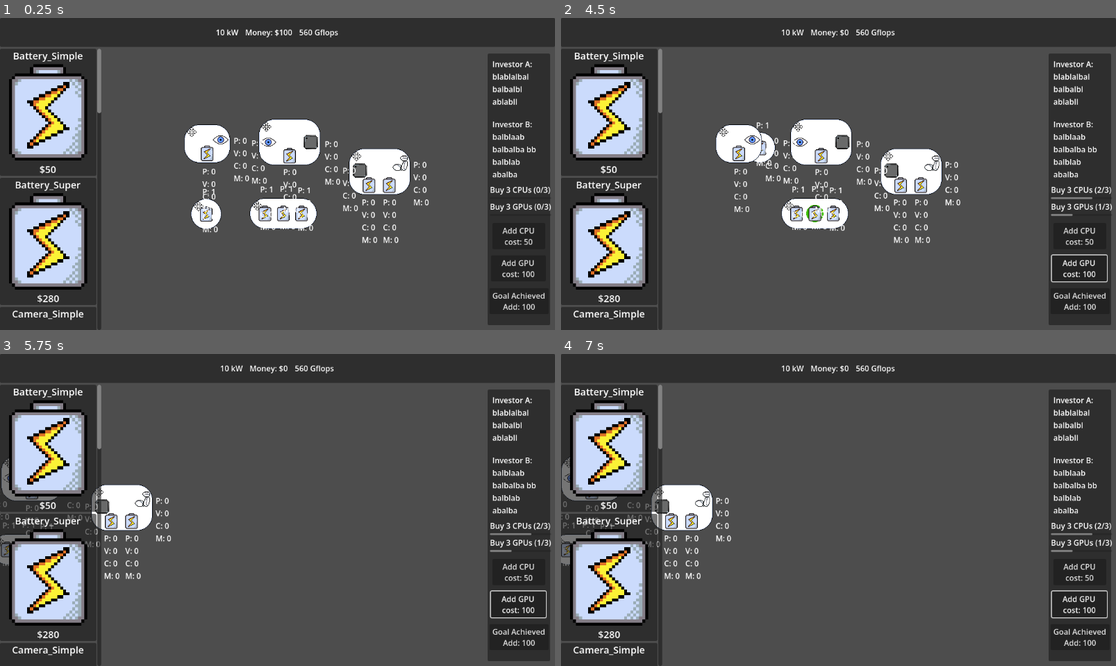
Above: before the commit, frames 1-4 (two rows, left to right).
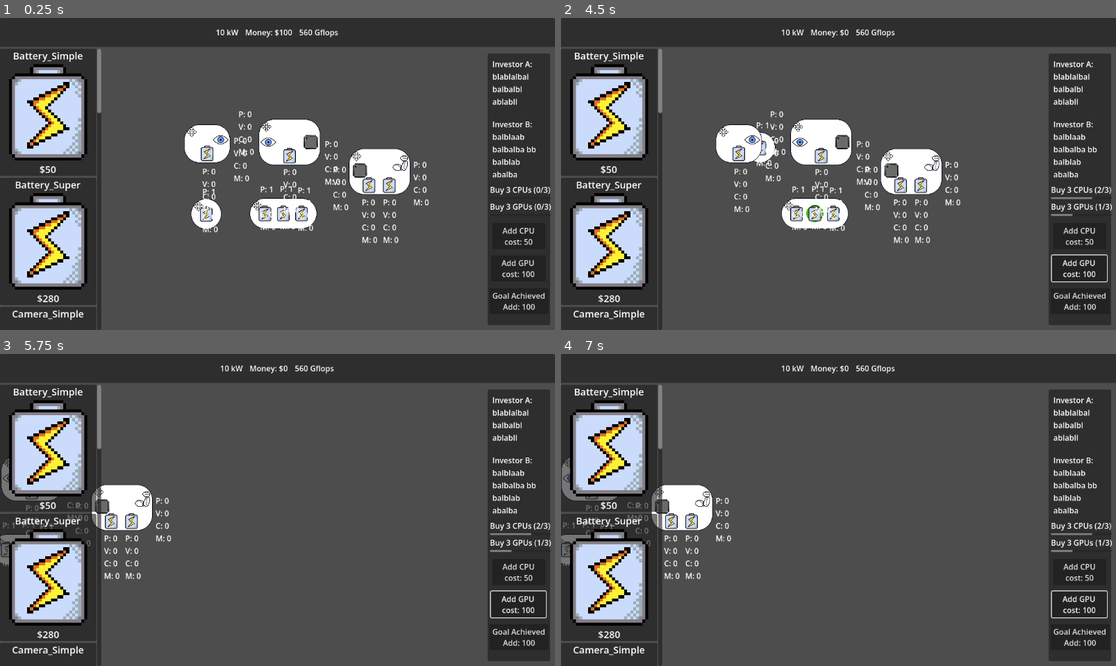
Above: after the commit, the same moments.

Repository: ARCsweden/GameJam2026SpringB
Game: Godot game, scene res://Scenes/Game/Game.tscn
Two runs of this game, one before a commit and one after it. Both use one fixed random seed, a clock stepped at 60 frames per second and the inputs below. The engine's default icon, where the game draws it, is replaced by a stand-in: a white triangle on a blue panel in a dark square.
Inputs (mouse positions are in pixels of both pictures, inside the frame that each line leads up to):
- Up to frame 1 (0.25 s): no input
- Up to frame 2 (4.5 s): click "Add GPU cost: 100" at 0.5 s; click "Goal Achieved Add: 100" at 1.25 s; click "Add CPU cost: 50" at 2 s; tap Enter at 2.75, 4.25 s; drag from (766, 214) to (783, 139) at 2.77 s; tap Space at 3.5 s; drag from (760, 205) to (783, 139) at 3.52 s; move the mouse to (827, 214) at 4.27 s; hold Right (pan_right) from 4.28 s (still down); click (827, 214) at 4.42 s
- Up to frame 3 (5.75 s): release Right (pan_right) at 5 s; drag from (94, 550) to (33, 475) at 5.02 s
- Up to frame 4 (7 s): drag from (605, 550) to (705, 500) at 5.77 s; tap Space at 6.5 s; drag from (572, 478) to (672, 522) at 6.52 s

The runs differ from the first frame. In frame 1, 0.3% of the frame differs, in the area x 42-65%, y 29-62%; in frame 2, 0.3%; in frame 3, 0.1%; in frame 4, 0.1%.

Commit message:
Working multi type flow

Diff:
--- a/Scenes/Game/Nodes/arm_simple.tscn
+++ b/Scenes/Game/Nodes/arm_simple.tscn
@@ -50,10 +50,10 @@
 texture = ExtResource("4_ojkko")
 
 [node name="Label" type="Label" parent="Slots/NodeSlot4" index="3" unique_id=1775375296]
-offset_left = -36.0
-offset_top = -12.0
-offset_right = 4.0
-offset_bottom = 11.0
+offset_left = -56.0
+offset_top = -14.0
+offset_right = -16.0
+offset_bottom = 9.0
 
 [editable path="Slots/NodeSlot3"]
 [editable path="Slots/NodeSlot4"]
--- a/Scenes/Game/Nodes/battery_simple.tscn
+++ b/Scenes/Game/Nodes/battery_simple.tscn
@@ -12,6 +12,7 @@
 [node name="NodeSlot" parent="Slots" parent_id_path=PackedInt32Array(1721700871) index="0" unique_id=435795435 instance=ExtResource("2_k250f")]
 position = Vector2(32, 32)
 dir = 1
+base_power_amount = 1
 
 [node name="Label" type="Label" parent="Slots/NodeSlot" index="3" unique_id=1517396612]
 offset_left = -8.0
--- a/Scenes/Game/Nodes/battery_super.tscn
+++ b/Scenes/Game/Nodes/battery_super.tscn
@@ -12,6 +12,7 @@
 [node name="NodeSlot" parent="Slots" parent_id_path=PackedInt32Array(1721700871) index="0" unique_id=435795435 instance=ExtResource("2_bnbnk")]
 position = Vector2(32, 32)
 dir = 1
+base_power_amount = 1
 
 [node name="Label" type="Label" parent="Slots/NodeSlot" index="3" unique_id=37635371]
 offset_left = -10.0
@@ -22,6 +23,7 @@
 [node name="NodeSlot2" parent="Slots" parent_id_path=PackedInt32Array(1721700871) index="1" unique_id=1184792835 instance=ExtResource("2_bnbnk")]
 position = Vector2(70, 32)
 dir = 1
+base_power_amount = 1
 
 [node name="Label" type="Label" parent="Slots/NodeSlot2" index="3" unique_id=886828908]
 offset_left = -7.0
@@ -32,6 +34,7 @@
 [node name="NodeSlot3" parent="Slots" parent_id_path=PackedInt32Array(1721700871) index="2" unique_id=757575105 instance=ExtResource("2_bnbnk")]
 position = Vector2(108, 32)
 dir = 1
+base_power_amount = 1
 
 [node name="Label" type="Label" parent="Slots/NodeSlot3" index="3" unique_id=483294788]
 offset_left = -8.0
--- a/Scenes/Game/Nodes/object_detection.tscn
+++ b/Scenes/Game/Nodes/object_detection.tscn
@@ -15,10 +15,10 @@
 texture = ExtResource("3_8n4vn")
 
 [node name="Label" type="Label" parent="Slots/NodeSlot" index="3" unique_id=1315909526]
-offset_left = -35.0
-offset_top = -10.0
-offset_right = 5.0
-offset_bottom = 13.0
+offset_left = -62.0
+offset_top = -70.0
+offset_right = -9.0
+offset_bottom = -47.0
 
 [node name="NodeSlot2" parent="Slots" parent_id_path=PackedInt32Array(1721700871) index="1" unique_id=138805625 instance=ExtResource("2_j1vgl")]
 position = Vector2(64, 76)
--- a/Scenes/Game/flow_manager.gd
+++ b/Scenes/Game/flow_manager.gd
@@ -12,7 +12,6 @@
 	pass
 
 func _disconnect_slot_flow(start_slot: NodeSlot, stop_slot: NodeSlot):
-	print(start_slot, stop_slot)
 	var input_slot: NodeSlot
 	var output_slot: NodeSlot
 	if start_slot.dir == ResourceTypes.DIR.IN:
@@ -22,7 +21,13 @@
 		input_slot = stop_slot
 		output_slot = start_slot
 
-	input_slot.amount = 0
+	var total_arr = []
+	for a in ResourceTypes.RT.size():
+		total_arr.append(0)
+	var zero_arr = total_arr.duplicate(true)
+
+	input_slot.amount_arr = zero_arr.duplicate(true)
+
 	var input_resource_slots = []
 	var output_resource_slots =  []
 	var input_power_slots = []
@@ -33,15 +38,16 @@
 			input_resource_slots.append(ns)
 		elif ns.dir == ResourceTypes.DIR.OUT and ns.type != ResourceTypes.RT.POWER:
 			output_resource_slots.append(ns)
-			ns.amount = 0
+			ns.amount_arr = zero_arr.duplicate(true)
 		elif ns.dir == ResourceTypes.DIR.IN and ns.type == ResourceTypes.RT.POWER:
 			input_power_slots.append(ns)
 		elif ns.dir == ResourceTypes.DIR.OUT and ns.type == ResourceTypes.RT.POWER:
 			output_power_slots.append(ns)
-			ns.amount = 0
-
-		for s_o in output_resource_slots:
-			SignalBus.update_slot_flow.emit(s_o.connection.start, s_o.connection.end)
+			ns.amount_arr = zero_arr.duplicate(true)
+
+	for s_o in output_resource_slots:
+		if s_o.connection != null:
+			SignalBus.disconnect_slot_flow.emit(s_o.connection.start, s_o.connection.end)
 
 		#if input_slot.type != ResourceTypes.RT.POWER:
 			#SignalBus.update_slot_flow.emit(s_o.connection.start, s_o.connection.end)
@@ -61,7 +67,74 @@
 	# New version
 
 	if input_slot.type != ResourceTypes.RT.POWER:
-		input_slot.amount_arr = output_slot.amount_arr
+		"""
+		input_slot.amount_arr = output_slot.amount_arr.duplicate(true)
+		var input_resource_slots = []
+		var output_resource_slots =  []
+		var input_power_slots = []
+		var output_power_slots = []
+		for c in input_slot.parent_node.slots.get_children():
+			var ns : NodeSlot = c as NodeSlot
+			if ns.dir == ResourceTypes.DIR.IN and ns.type != ResourceTypes.RT.POWER:
+				input_resource_slots.append(ns)
+			elif ns.dir == ResourceTypes.DIR.OUT and ns.type != ResourceTypes.RT.POWER:
+				output_resource_slots.append(ns)
+				#ns.amount_arr = input_slot.amount_arr.duplicate(true)
+			elif ns.dir == ResourceTypes.DIR.IN and ns.type == ResourceTypes.RT.POWER:
+				input_power_slots.append(ns)
+			elif ns.dir == ResourceTypes.DIR.OUT and ns.type == ResourceTypes.RT.POWER:
+				output_power_slots.append(ns)
+
+		for s_o in output_resource_slots:
+			s_o.amount_arr = [1, 1, 1, 1]
+
+		for s_o in output_resource_slots:
+			if s_o.connection != null:
+				SignalBus.update_slot_flow.emit(s_o.connection.start, s_o.connection.end)
+				"""
+
+		input_slot.amount_arr = output_slot.amount_arr.duplicate(true)
+		var input_resource_slots = []
+		var output_resource_slots =  []
+		var input_power_slots = []
+		var output_power_slots = []
+		for c in input_slot.parent_node.slots.get_children():
+			var ns : NodeSlot = c as NodeSlot
+			if ns.dir == ResourceTypes.DIR.IN and ns.type != ResourceTypes.RT.POWER:
+				input_resource_slots.append(ns)
+			elif ns.dir == ResourceTypes.DIR.OUT and ns.type != ResourceTypes.RT.POWER:
+				output_resource_slots.append(ns)
+			elif ns.dir == ResourceTypes.DIR.IN and ns.type == ResourceTypes.RT.POWER:
+				print(ns.amount_arr)
+				input_power_slots.append(ns)
+			elif ns.dir == ResourceTypes.DIR.OUT and ns.type == ResourceTypes.RT.POWER:
+				output_power_slots.append(ns)
+
+		var total_arr = []
+		for a in ResourceTypes.RT.size():
+			total_arr.append(0)
+		var zero_arr = total_arr.duplicate(true)
+
+		for s_i in input_resource_slots:
+			for i in ResourceTypes.RT.size():
+				total_arr[i] += s_i.amount_arr[i]
+
+		# Check all power slots are powered
+		for p in input_power_slots:
+			if p.amount_arr[ResourceTypes.RT.POWER] == 0:
+				print("zero power")
+				total_arr = zero_arr.duplicate(true)
+
+		for s_o in output_resource_slots:
+			for i in ResourceTypes.RT.size():
+				s_o.amount_arr[i] = total_arr[i]
+			if s_o.connection != null:
+				# Emit signal to propagate the change
+				SignalBus.update_slot_flow.emit(s_o.connection.start, s_o.connection.end)
+
+	if input_slot.type == ResourceTypes.RT.POWER:
+
+		input_slot.amount_arr[ResourceTypes.RT.POWER] = output_slot.amount_arr[ResourceTypes.RT.POWER]
 		var input_resource_slots = []
 		var output_resource_slots =  []
 		var input_power_slots = []
@@ -77,65 +150,33 @@
 			elif ns.dir == ResourceTypes.DIR.OUT and ns.type == ResourceTypes.RT.POWER:
 				output_power_slots.append(ns)
 
-		var total_arr = []
-		for a in ResourceTypes.RT.size():
-			total_arr.append(0)
-		var zero_arr = total_arr
-		for s_i in input_resource_slots:
-			for i in ResourceTypes.RT.size():
-				total_arr[i] += s_i.amount_arr[i]
 		# Check all power slots are powered
-			for p in input_power_slots:
-				if p.power_amount == 0:
-					total_arr = zero_arr
-		for s_o in output_resource_slots:
-			for i in ResourceTypes.RT.size():
-				total_arr[i] += s_o.amount_arr[i]
-			if s_o.connection != null:
-				# Emit signal to propagate the change
-				SignalBus.update_slot_flow.emit(s_o.connection.start, s_o.connection.end)
-
-	if input_slot.type == ResourceTypes.RT.POWER:
-
-		input_slot.amount_arr = output_slot.amount_arr
-
-		var input_resource_slots = []
-		var output_resource_slots =  []
-		var input_power_slots = []
-		var output_power_slots = []
-		for c in input_slot.parent_node.slots.get_children():
-			var ns : NodeSlot = c as NodeSlot
-			if ns.dir == ResourceTypes.DIR.IN and ns.type != ResourceTypes.RT.POWER:
-				input_resource_slots.append(ns)
-			elif ns.dir == ResourceTypes.DIR.OUT and ns.type != ResourceTypes.RT.POWER:
-				output_resource_slots.append(ns)
-			elif ns.dir == ResourceTypes.DIR.IN and ns.type == ResourceTypes.RT.POWER:
-				input_power_slots.append(ns)
-			elif ns.dir == ResourceTypes.DIR.OUT and ns.type == ResourceTypes.RT.POWER:
-				output_power_slots.append(ns)
-
-			# Check all power slots are powered
-			for p in input_power_slots:
-				if p.amount == 0:
-					return
-
-			# Check if it's a Vision block with no inputs
-			if input_resource_slots == []:
-				for s_o in output_resource_slots:
-					s_o.amount = 1
-					if ns.connection != null:
-						# Emit signal to propagate the change
-						SignalBus.update_slot_flow.emit(ns.connection.start, ns.connection.end)
-			# All other blocks work the same
-			else:
-				var total = 0
-				for s_i in input_resource_slots:
-					total += s_i.amount
-				for s_o in output_resource_slots:
-					s_o.amount = total
-					if ns.connection != null:
-						# Emit signal to propagate the change
-						SignalBus.update_slot_flow.emit(ns.connection.start, ns.connection.end)
+		for p in input_power_slots:
+			if p.amount_arr[ResourceTypes.RT.POWER] == 0:
+				return
+
+		# Check if it's a Vision block with no inputs
+		if input_resource_slots == []:
+			for s_o in output_resource_slots:
+				s_o.amount_arr[ResourceTypes.RT.VISION] = 1
+				if s_o.connection != null:
+					# Emit signal to propagate the change
+					SignalBus.update_slot_flow.emit(s_o.connection.start, s_o.connection.end)
+		# All other blocks work the same
+		else:
+			var total_arr = []
+			for a in ResourceTypes.RT.size():
+				total_arr.append(0)
+			var zero_arr = total_arr.duplicate(true)
+			for s_i in input_resource_slots:
+				for i in ResourceTypes.RT.size():
+					total_arr[i] += s_i.amount_arr[i]
+			for s_o in output_resource_slots:
+				for i in ResourceTypes.RT.size():
+					s_o.amount_arr[i] = total_arr[i]
+				if s_o.connection != null:
+					# Emit signal to propagate the change
+					SignalBus.update_slot_flow.emit(s_o.connection.start, s_o.connection.end)
 
 	# If power, update the amount value of output slots. Then update all inputs that are connected to the outpouts
 	# TODO check all power inputs, otherwise power shouldn't turn on.
--- a/Scenes/Game/node_slot.gd
+++ b/Scenes/Game/node_slot.gd
@@ -11,23 +11,25 @@
 @export var powered_vision_amount = 0
 @export var powered_compute_amount = 0
 @export var powered_motion_amount = 0
+@export var unpowered_vision_amount = 0
+@export var unpowered_compute_amount = 0
+@export var unpowered_motion_amount = 0
 
-var power_amount = base_power_amount
-var vision_amount = powered_vision_amount
-var compute_amount = powered_compute_amount
-var motion_amount = powered_motion_amount
-
-var amount_arr = [power_amount, vision_amount, compute_amount, motion_amount]
+var amount_arr = []
 
 var connection : Connection = null
 var parent_node : SchematicsNode = null
 
 func _ready():
-	if dir == ResourceTypes.DIR.OUT and type == ResourceTypes.RT.POWER:
-		power_amount = 1
+	for a in ResourceTypes.RT.size():
+		amount_arr.append(0)
+	amount_arr[ResourceTypes.RT.POWER] = base_power_amount
+	amount_arr[ResourceTypes.RT.VISION] = 0
+	amount_arr[ResourceTypes.RT.COMPUTE] = 0
+	amount_arr[ResourceTypes.RT.MOTION] = 0
 
 func _process(delta: float) -> void:
-	$Label.text = "P: " + str(power_amount) + "\nV: " + str(vision_amount) + "\nC: " + str(compute_amount) + "\nM: " + str(motion_amount)
+	$Label.text = "P: " + str(amount_arr[0]) + "\nV: " + str(amount_arr[1]) + "\nC: " + str(amount_arr[2]) + "\nM: " + str(amount_arr[3])
 
 func _on_slot_entered():
 	SignalBus.slot_entered.emit(self)
